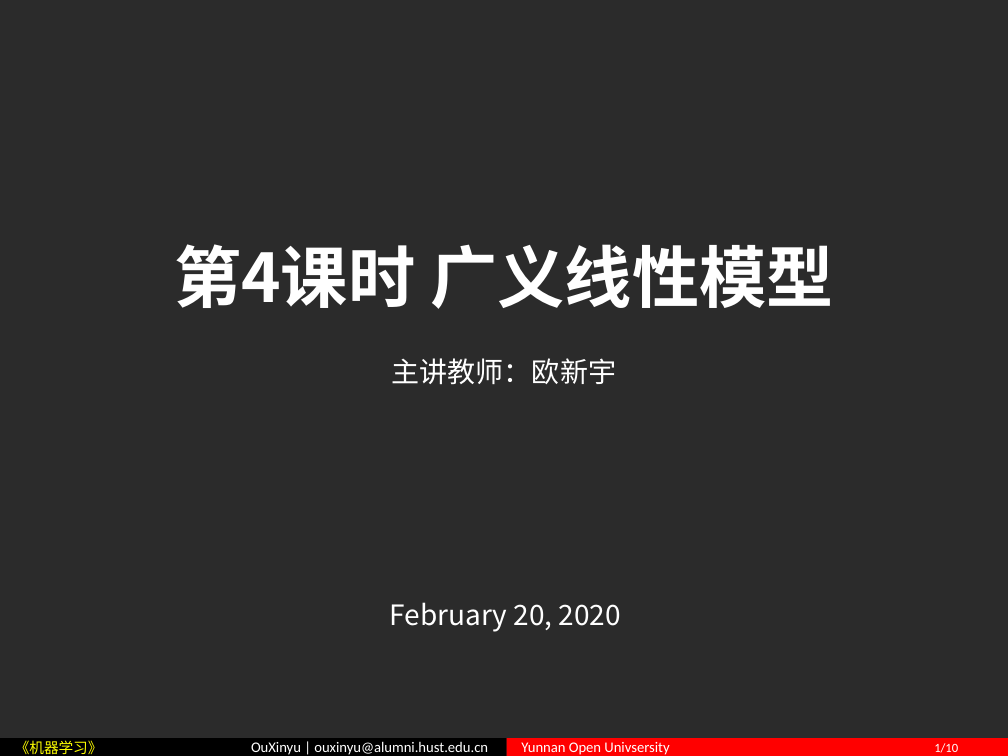
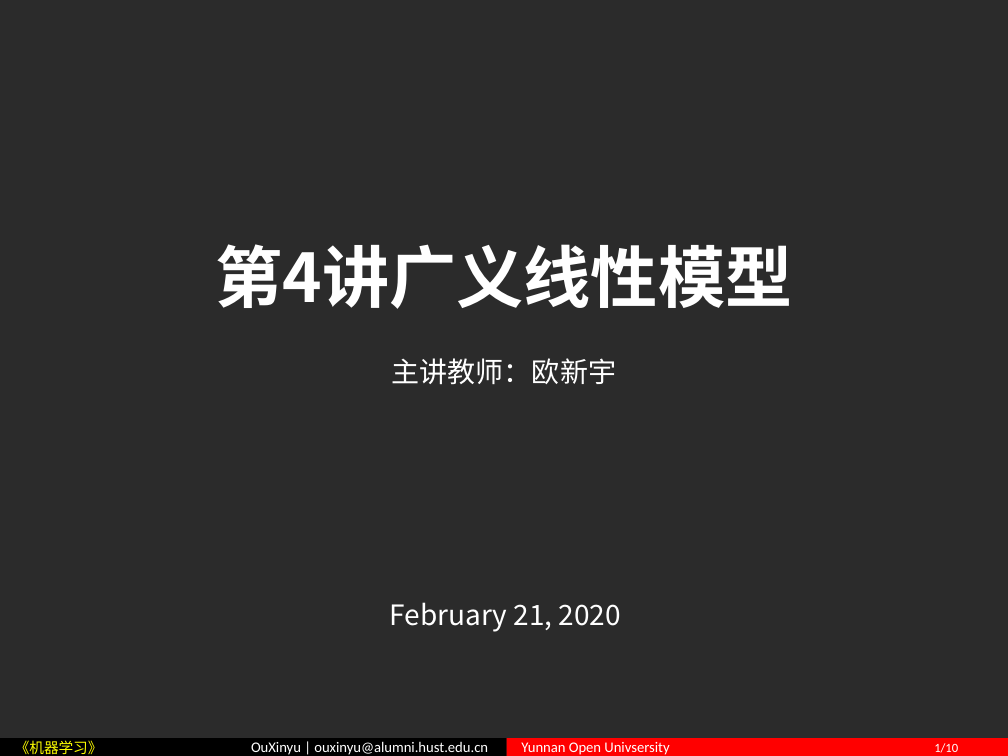
Before and after one commit to ouxinyu/Teaching, a slide deck: slide 1 of MachineLearning/PPT/Ch04LinearModels.pptx. Drawn at 1008x756 pixels with LibreOffice and Linux fonts; fonts in the diff are those of the drawing; background and template pictures are left out; a plain dark background stands for a picture behind light text. Boxes give left, top, right and bottom in pixels: in the first picture for what was removed or moved away, otherwise in the second. Text is boxed around its words. In the diff, an @@ line names an element or a change of style, - is before the commit and + after.

```diff
--- a/MachineLearning/PPT/Ch04LinearModels.pptx
+++ b/MachineLearning/PPT/Ch04LinearModels.pptx
@@ title at (215,244,792,309): text changed @@
-第4课时 广义线性模型
+第4讲广义线性模型
@@ text at (389,602,621,632): text changed @@
-February 20, 2020
+February 21, 2020
```
Also in this commit, not shown: 21 other files.
